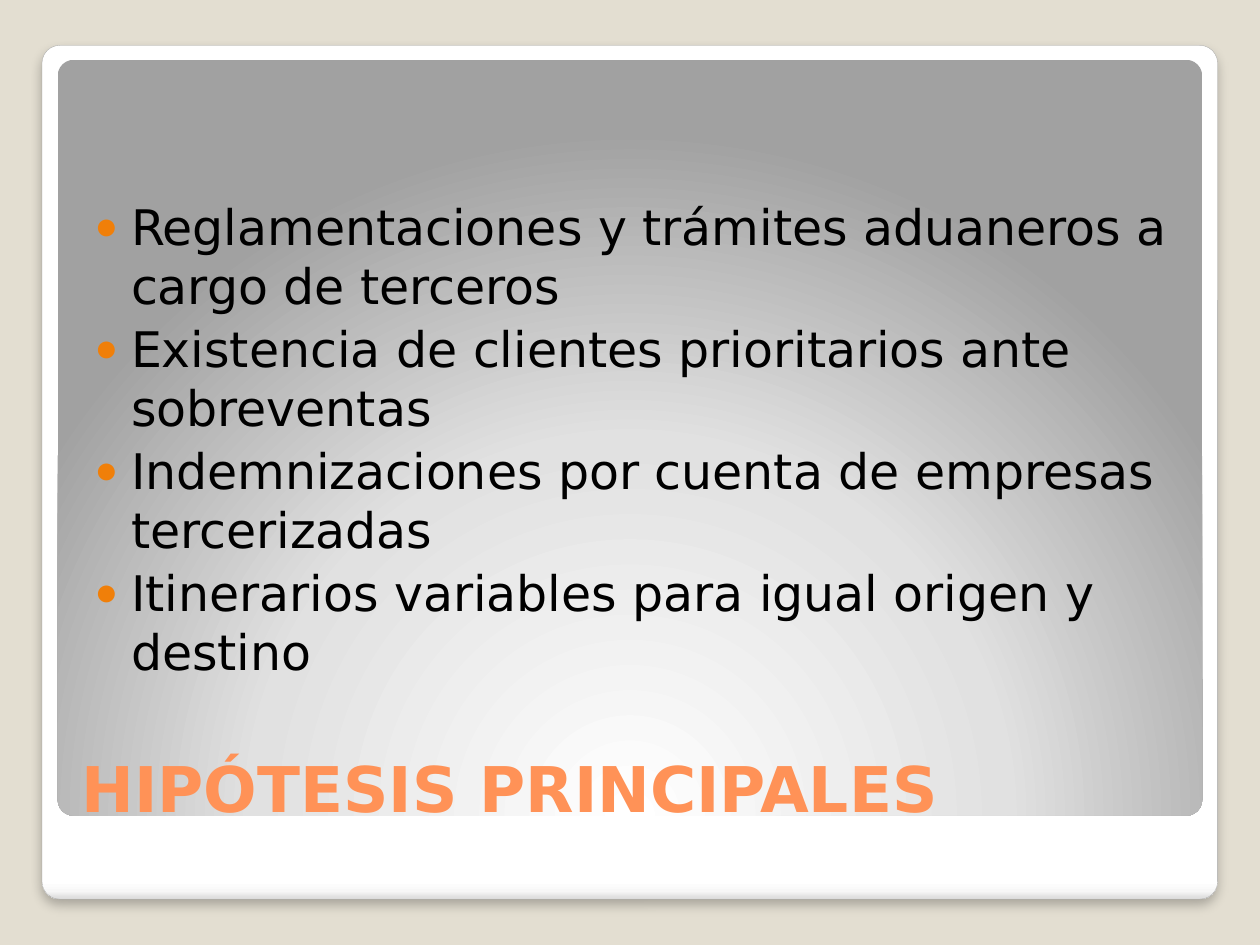
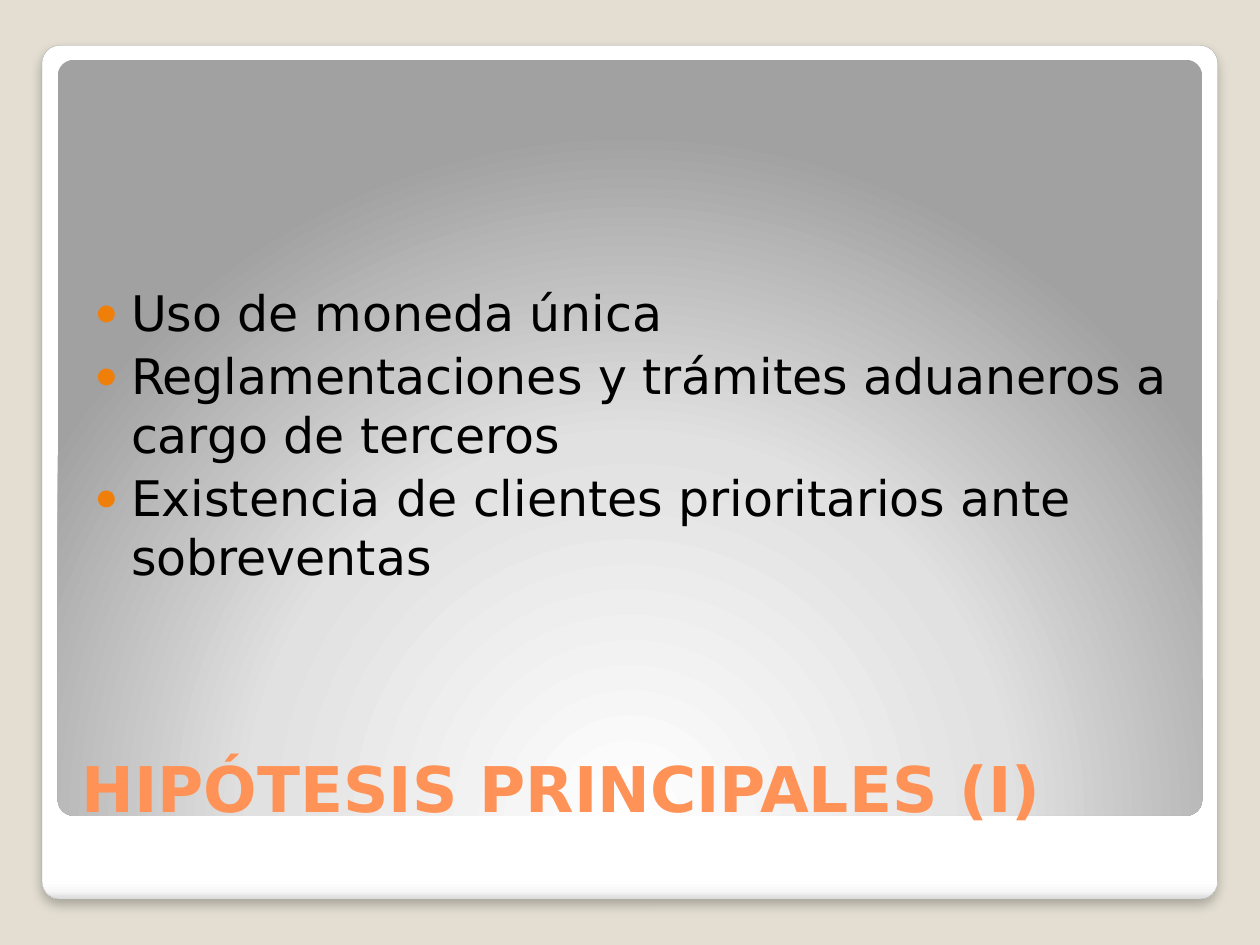
Before and after one commit to invernizzie/fiuba-grupoanin, a slide deck: slide 5 of TODOMUNDO/presentacion.pptx. Drawn at 1260x945 pixels with LibreOffice and Linux fonts; fonts in the diff are those of the drawing. Boxes give left, top, right and bottom in pixels: in the first picture for what was removed or moved away, otherwise in the second. Text is boxed around its words. In the diff, an @@ line names an element or a change of style, - is before the commit and + after.

```diff
--- a/TODOMUNDO/presentacion.pptx
+++ b/TODOMUNDO/presentacion.pptx
@@ text "Uso de moneda única" moved from (x1=131, y1=206, x2=1167, y2=671) to (x1=131, y1=291, x2=1167, y2=576) @@
@@ text at (x1=131, y1=291, x2=663, y2=332): paragraph added @@
+● Uso de moneda única
@@ text at (x1=131, y1=451, x2=1154, y2=671): paragraphs removed @@
-● Indemnizaciones por cuenta de empresas tercerizadas
-● Itinerarios variables para igual origen y destino
@@ title at (x1=82, y1=761, x2=1040, y2=825): text changed @@
-HIPÓTESIS PRINCIPALES
+HIPÓTESIS PRINCIPALES (I)
```
Also in this commit, not shown: 1 other slide changed, 1 slide added, 1 other file.
